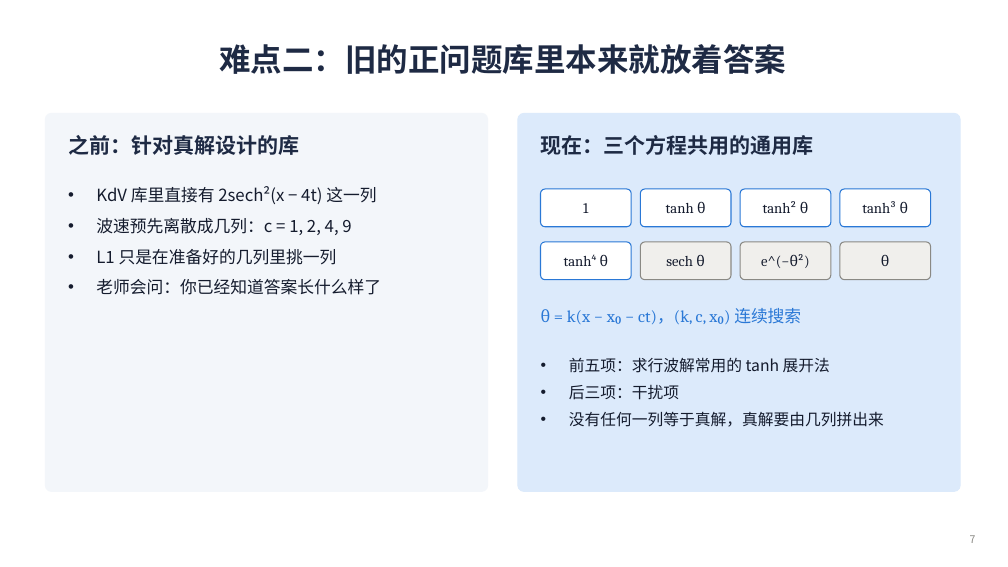
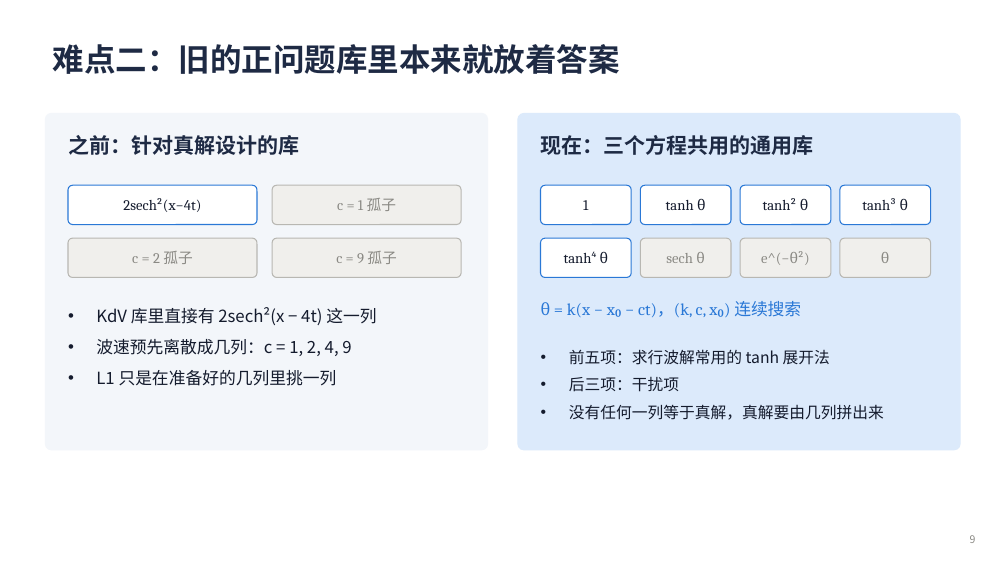
Before and after one commit to changsongjin/pde-l1-analytic, a slide deck: slide 9 of slides/PDE_L1_进展汇报.pptx (slide 7 before the commit). Drawn at 1008x567 pixels with LibreOffice and Linux fonts; fonts in the diff are those of the drawing. Boxes give left, top, right and bottom in pixels: in the first picture for what was removed or moved away, otherwise in the second. Text is boxed around its words. In the diff, an @@ line names an element or a change of style, - is before the commit and + after.

```diff
--- a/slides/PDE_L1_进展汇报.pptx
+++ b/slides/PDE_L1_进展汇报.pptx
@@ title "难点二：旧的正问题库里本来就放着答案" at <box>53,44,620,74</box>: alignment centre to left @@
@@ rounded rectangle: place and size @@
-rounded rectangle at <box>45,113,488,492</box>
+rounded rectangle at <box>45,113,488,450</box>
@@ proportions changed in 7 elements at <box>541,185,631,225</box>, <box>640,185,731,225</box>, <box>740,185,831,225</box>, <box>840,185,931,225</box>, <box>541,238,631,278</box>, <box>45,113,488,450</box>, <box>518,113,960,450</box> @@
@@ rounded rectangle: place and size @@
-rounded rectangle at <box>518,113,960,492</box>
+rounded rectangle at <box>518,113,960,450</box>
@@ rounded rectangle added at <box>68,185,257,225</box>, fill #FFFFFF, outline #2A78D6 1 pt @@
@@ text added at <box>123,198,201,212</box>, 14 pt, text #141B2D @@
+2sech²(x−4t)
@@ rounded rectangle added at <box>272,185,461,225</box>, fill #F0EFEC, outline #B8B7B2 1 pt @@
@@ text added at <box>337,198,396,211</box>, 14 pt, text #8A8984 @@
+c = 1 孤子
@@ rounded rectangle added at <box>68,238,257,278</box>, fill #F0EFEC, outline #B8B7B2 1 pt @@
@@ rounded rectangle added at <box>272,238,461,278</box>, fill #F0EFEC, outline #B8B7B2 1 pt @@
@@ text colour #141B2D to #8A8984 in 3 elements at <box>666,252,705,263</box>, <box>761,253,789,265</box>, <box>881,252,890,263</box> @@
@@ 8 rounded rectangles, 1 text: place and size @@
-8 rounded rectangles, 1 text at <box>541,189,931,324</box>
+8 rounded rectangles, 1 text at <box>541,185,931,317</box>
@@ outline #8A8984 1 pt to #B8B7B2 1 pt; proportions changed in 3 elements at <box>640,238,731,278</box>, <box>740,238,831,278</box>, <box>840,238,931,278</box> @@
@@ text added at <box>132,251,192,264</box>, 14 pt, text #8A8984 @@
+c = 2 孤子
@@ text added at <box>336,251,396,264</box>, 14 pt, text #8A8984 @@
+c = 9 孤子
@@ text at <box>96,279,381,295</box>: paragraph removed @@
-• 老师会问：你已经知道答案长什么样了
@@ text "KdV 库里直接有 2sech²(x − 4t) ...": place and size @@
-text "KdV 库里直接有 2sech²(x − 4t) ..." at <box>96,186,381,295</box>
+text "KdV 库里直接有 2sech²(x − 4t) ..." at <box>96,307,376,386</box>
@@ text "前五项：求行波解常用的 tanh 展开法": place and size @@
-text "前五项：求行波解常用的 tanh 展开法" at <box>569,357,884,427</box>
+text "前五项：求行波解常用的 tanh 展开法" at <box>569,349,884,420</box>
@@ page number at <box>970,535,976,543</box>: text changed @@
-7
+9
```
Also in this commit, not shown: 12 other slides changed, 3 slides added, 9 other files.
